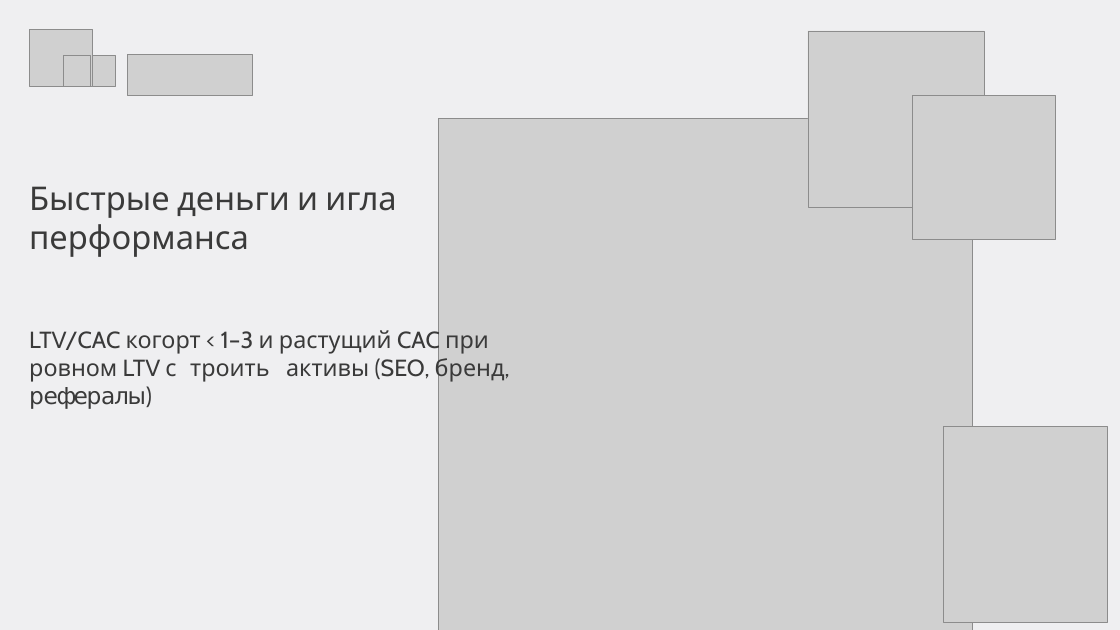
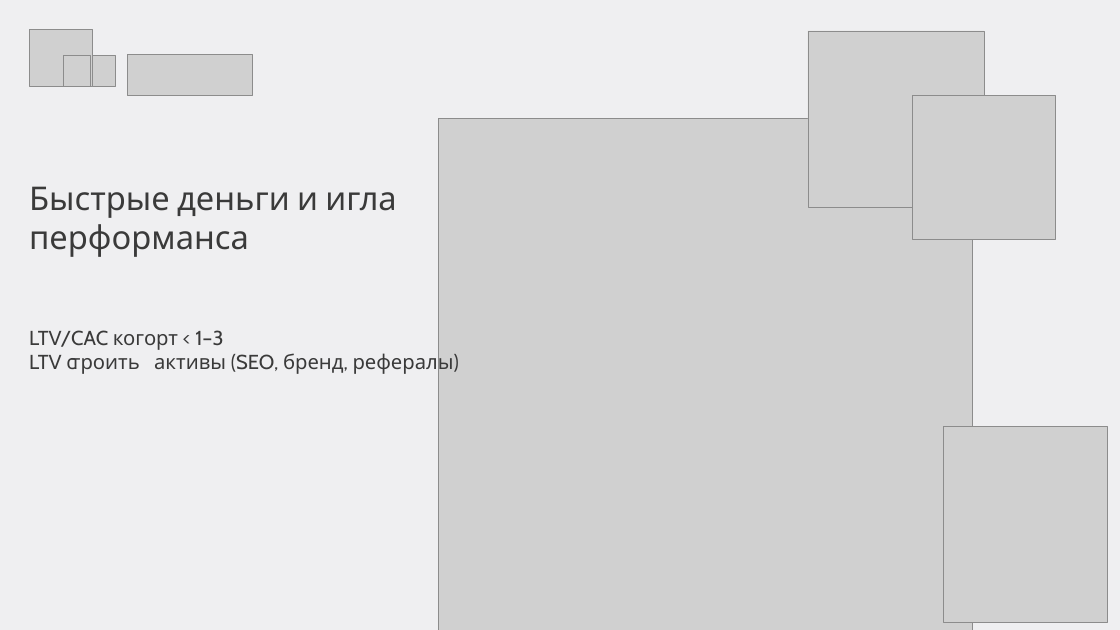
Before and after one commit to gavnukkk97/analytics-lectures, a slide deck: slide 7 of Драфт/маркетинговая-аналитика/presentations/Лекция 03 — Каналы и атрибуция (модули 3–4).pptx (slide 5 before the commit). Drawn at 1120x630 pixels with LibreOffice and Linux fonts; fonts in the diff are those of the drawing; grey boxes stand for pictures; background and template pictures are left out. Boxes give left, top, right and bottom in pixels: in the first picture for what was removed or moved away, otherwise in the second. Text is boxed around its words. In the diff, an @@ line names an element or a change of style, - is before the commit and + after.

```diff
--- a/Драфт/маркетинговая-аналитика/presentations/Лекция 03 — Каналы и атрибуция (модули 3–4).pptx
+++ b/Драфт/маркетинговая-аналитика/presentations/Лекция 03 — Каналы и атрибуция (модули 3–4).pptx
@@ text at <box>29,330,454,376</box>: text changed; size 30 to 26 pt @@
-LTV/CAC когорт < 1–3 и растущий CAC при ровном LTV → строить активы (SEO, бренд, рефералы)
+LTV/CAC когорт < 1–3
+LTV → строить активы (SEO, бренд, рефералы)
```
Also in this commit, not shown: 24 other slides changed, 33 slides added, 10 slides removed, 24 other files.
